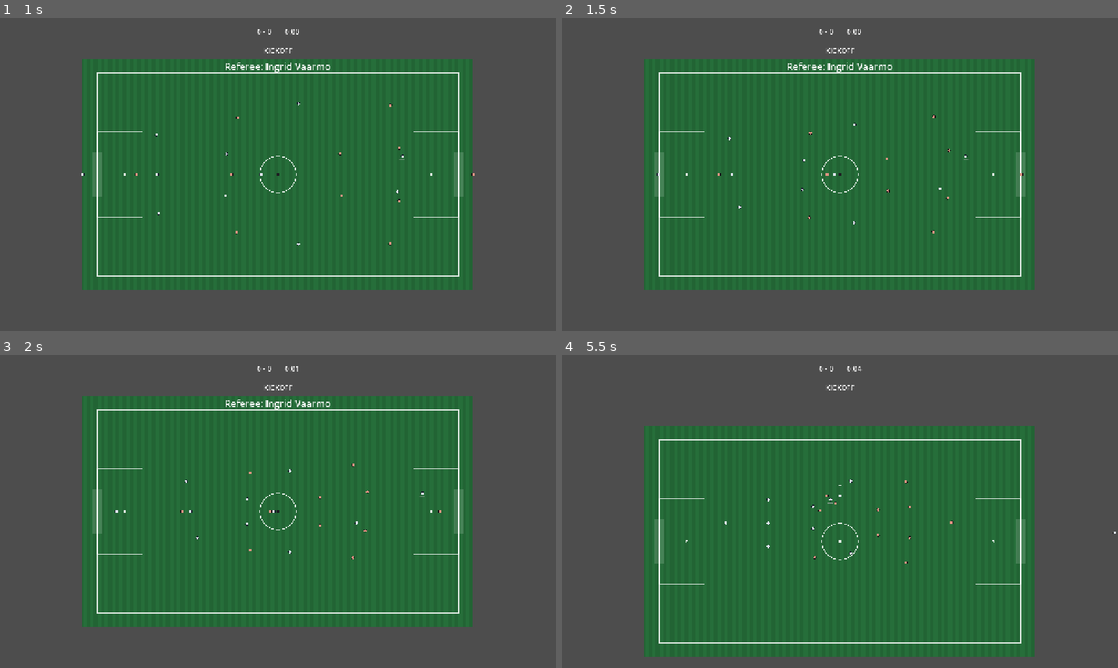
Above: before the commit, frames 1-4 (two rows, left to right).
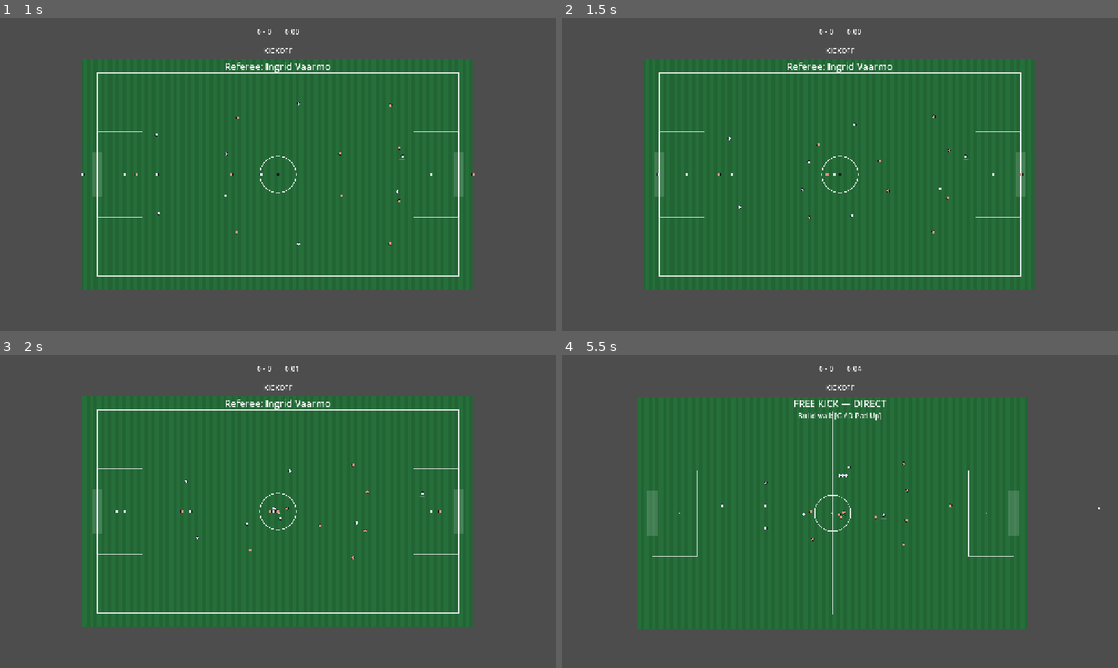
Above: after the commit, the same moments.

Repository: RidgeBridgeStudios/PowerFootball-2D
Game: Godot game, scene res://ui/MainMenu.tscn
Same seed, same stepped clock (60 frames per second), same inputs: the game is played once before the commit and once after it.
Inputs:
- Up to frame 1 (1 s): click "🏟 Practice Arena" at 0.5 s
- Up to frame 2 (1.5 s): hold D (move_right) from 1.28 s (still down); tap Space (action_kick) at 1.35 s
- Up to frame 3 (2 s): keep holding D (move_right)
- Up to frame 4 (5.5 s): release D (move_right) at 2.03 s; hold S (move_down) 2.03-2.78 s; tap F (action_lob) at 2.1 s; hold D (move_right) 2.78-3.53 s; hold Shift (action_sprint) 2.78-3.53 s; hold W (move_up) 3.53-4.28 s; tap Tab (action_switch) at 3.6 s; hold A (move_left) from 4.28 s (still down); tap E (action_tackle) at 4.35 s; tap Down (aim_down) at 5.1 s

Frame 1 is identical in both runs. In frame 2, less than 0.1% of the frame differs, in the area x 43-59%, y 36-66%; in frame 3, less than 0.1%; in frame 4, 16%, in the area x 13-100%, y 13-97%.

Commit message:
Set PlayerBrain role exports for all 22 players in PitchScene.tscn
Adds explicit PlayerBrain overrides so each player's role matches its
position: GKs get Role.GOALKEEPER (role = 3), LB/CB1/CB2/RB get
Role.OUTFIELD_DEFENDER (role = 2), LM/CM/RM get
Role.OUTFIELD_MIDFIELDER (role = 1), and LW/ST/RW get
Role.OUTFIELD_ATTACKER (role = 0), on both teams. Without this the
chase-budget logic in PlayerBrain._should_chase_ball() treated every
outfield player as a midfielder.

Diff:
--- a/pitch/PitchScene.tscn
+++ b/pitch/PitchScene.tscn
@@ -61,48 +61,79 @@
 
 [node name="PlayerBrain" parent="Players/PlayerA_GK"]
 is_goalkeeper = true
+role = 3
 
 [node name="PlayerA_LB" parent="Players" instance=ExtResource("6_player")]
 position = Vector2(-520, 280)
 team = 0
 
+[node name="PlayerBrain" parent="Players/PlayerA_LB"]
+role = 2
+
 [node name="PlayerA_CB1" parent="Players" instance=ExtResource("6_player")]
 position = Vector2(-520, 90)
 team = 0
 
+[node name="PlayerBrain" parent="Players/PlayerA_CB1"]
+role = 2
+
 [node name="PlayerA_CB2" parent="Players" instance=ExtResource("6_player")]
 position = Vector2(-520, -90)
 team = 0
 
+[node name="PlayerBrain" parent="Players/PlayerA_CB2"]
+role = 2
+
 [node name="PlayerA_RB" parent="Players" instance=ExtResource("6_player")]
 position = Vector2(-520, -280)
 team = 0
 
+[node name="PlayerBrain" parent="Players/PlayerA_RB"]
+role = 2
+
 [node name="PlayerA_LM" parent="Players" instance=ExtResource("6_player")]
 position = Vector2(-260, 220)
 team = 0
 
+[node name="PlayerBrain" parent="Players/PlayerA_LM"]
+role = 1
+
 [node name="PlayerA_CM" parent="Players" instance=ExtResource("6_player")]
 position = Vector2(-260, 0)
 team = 0
 
+[node name="PlayerBrain" parent="Players/PlayerA_CM"]
+role = 1
+
 [node name="PlayerA_RM" parent="Players" instance=ExtResource("6_player")]
 position = Vector2(-260, -220)
 team = 0
 
+[node name="PlayerBrain" parent="Players/PlayerA_RM"]
+role = 1
+
 [node name="PlayerA_LW" parent="Players" instance=ExtResource("6_player")]
 position = Vector2(60, 260)
 team = 0
 
+[node name="PlayerBrain" parent="Players/PlayerA_LW"]
+role = 0
+
 [node name="PlayerA_ST" parent="Players" instance=ExtResource("6_player")]
 position = Vector2(60, 0)
 team = 0
 is_user_controlled = true
 
+[node name="PlayerBrain" parent="Players/PlayerA_ST"]
+role = 0
+
 [node name="PlayerA_RW" parent="Players" instance=ExtResource("6_player")]
 position = Vector2(60, -260)
 team = 0
 
+[node name="PlayerBrain" parent="Players/PlayerA_RW"]
+role = 0
+
 [node name="PlayerB_GK" parent="Players" instance=ExtResource("6_player")]
 modulate = Color(1, 0.65, 0.55, 1)
 position = Vector2(720, 0)
@@ -110,56 +141,87 @@
 
 [node name="PlayerBrain" parent="Players/PlayerB_GK"]
 is_goalkeeper = true
+role = 3
 
 [node name="PlayerB_LB" parent="Players" instance=ExtResource("6_player")]
 modulate = Color(1, 0.65, 0.55, 1)
 position = Vector2(520, 280)
 team = 1
 
+[node name="PlayerBrain" parent="Players/PlayerB_LB"]
+role = 2
+
 [node name="PlayerB_CB1" parent="Players" instance=ExtResource("6_player")]
 modulate = Color(1, 0.65, 0.55, 1)
 position = Vector2(520, 90)
 team = 1
 
+[node name="PlayerBrain" parent="Players/PlayerB_CB1"]
+role = 2
+
 [node name="PlayerB_CB2" parent="Players" instance=ExtResource("6_player")]
 modulate = Color(1, 0.65, 0.55, 1)
 position = Vector2(520, -90)
 team = 1
 
+[node name="PlayerBrain" parent="Players/PlayerB_CB2"]
+role = 2
+
 [node name="PlayerB_RB" parent="Players" instance=ExtResource("6_player")]
 modulate = Color(1, 0.65, 0.55, 1)
 position = Vector2(520, -280)
 team = 1
 
+[node name="PlayerBrain" parent="Players/PlayerB_RB"]
+role = 2
+
 [node name="PlayerB_LM" parent="Players" instance=ExtResource("6_player")]
 modulate = Color(1, 0.65, 0.55, 1)
 position = Vector2(260, 220)
 team = 1
 
+[node name="PlayerBrain" parent="Players/PlayerB_LM"]
+role = 1
+
 [node name="PlayerB_CM" parent="Players" instance=ExtResource("6_player")]
 modulate = Color(1, 0.65, 0.55, 1)
 position = Vector2(260, 0)
 team = 1
 
+[node name="PlayerBrain" parent="Players/PlayerB_CM"]
+role = 1
+
 [node name="PlayerB_RM" parent="Players" instance=ExtResource("6_player")]
 modulate = Color(1, 0.65, 0.55, 1)
 position = Vector2(260, -220)
 team = 1
 
+[node name="PlayerBrain" parent="Players/PlayerB_RM"]
+role = 1
+
 [node name="PlayerB_LW" parent="Players" instance=ExtResource("6_player")]
 modulate = Color(1, 0.65, 0.55, 1)
 position = Vector2(-60, 260)
 team = 1
 
+[node name="PlayerBrain" parent="Players/PlayerB_LW"]
+role = 0
+
 [node name="PlayerB_ST" parent="Players" instance=ExtResource("6_player")]
 modulate = Color(1, 0.65, 0.55, 1)
 position = Vector2(-60, 0)
 team = 1
 
+[node name="PlayerBrain" parent="Players/PlayerB_ST"]
+role = 0
+
 [node name="PlayerB_RW" parent="Players" instance=ExtResource("6_player")]
 modulate = Color(1, 0.65, 0.55, 1)
 position = Vector2(-60, -260)
 team = 1
+
+[node name="PlayerBrain" parent="Players/PlayerB_RW"]
+role = 0
 
 [node name="MatchCamera" type="Camera2D" parent="."]
 zoom = Vector2(0.52, 0.52)
